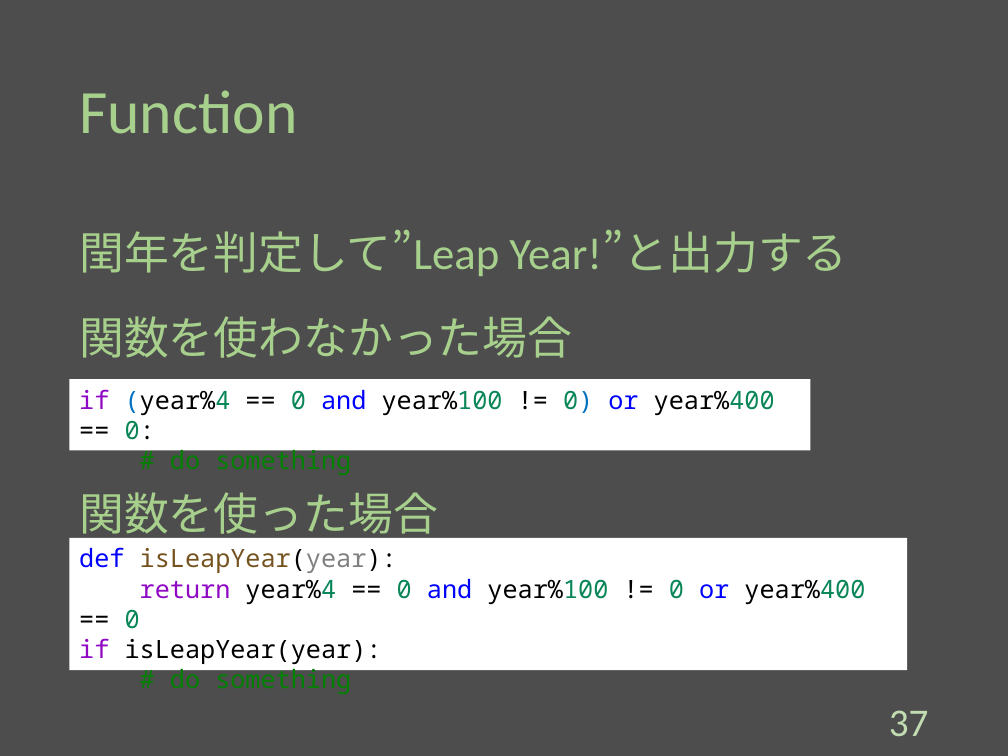
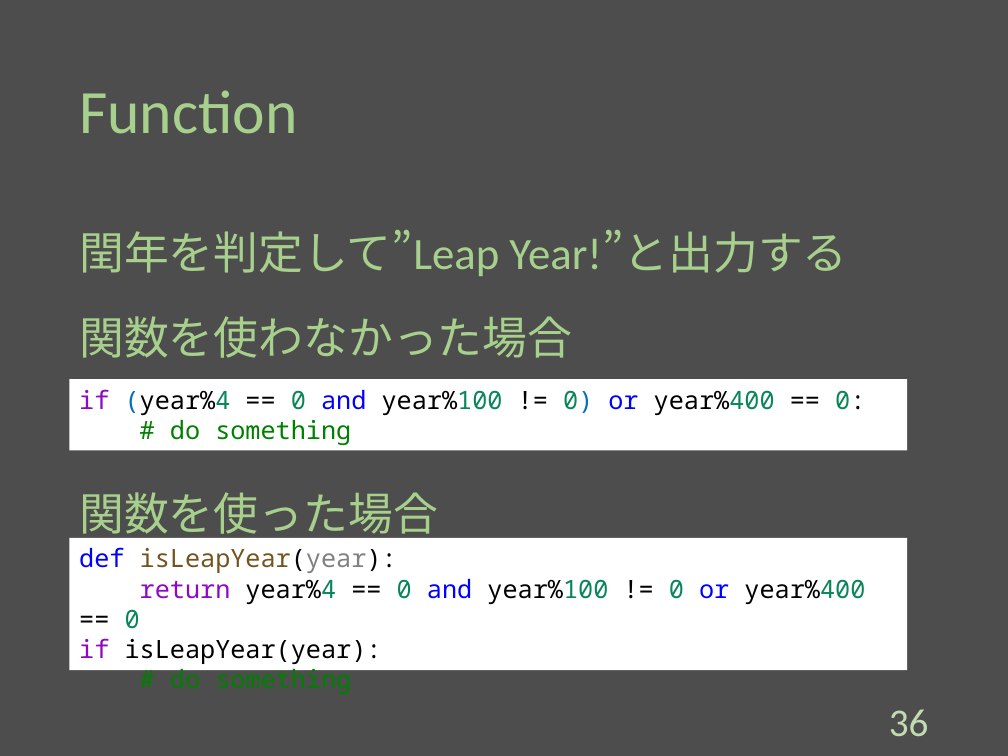
Before and after one commit to Melbeck777/program_seminar, a slide deck: slide 37 of ProgramSlide.pptx (slide 38 before the commit). Drawn at 1008x756 pixels with LibreOffice and Linux fonts; fonts in the diff are those of the drawing. Boxes give left, top, right and bottom in pixels: in the first picture for what was removed or moved away, otherwise in the second. Text is boxed around its words. In the diff, an @@ line names an element or a change of style, - is before the commit and + after.

```diff
--- a/ProgramSlide.pptx
+++ b/ProgramSlide.pptx
@@ rectangle "if (year%4 == 0 and ...": place and size @@
-rectangle "if (year%4 == 0 and ..." at (70, 379, 810, 451)
+rectangle "if (year%4 == 0 and ..." at (70, 379, 907, 451)
@@ page number at (889, 709, 929, 736): text changed @@
-37
+36
```
Also in this commit, not shown: 15 other slides changed, 1 slide removed.
